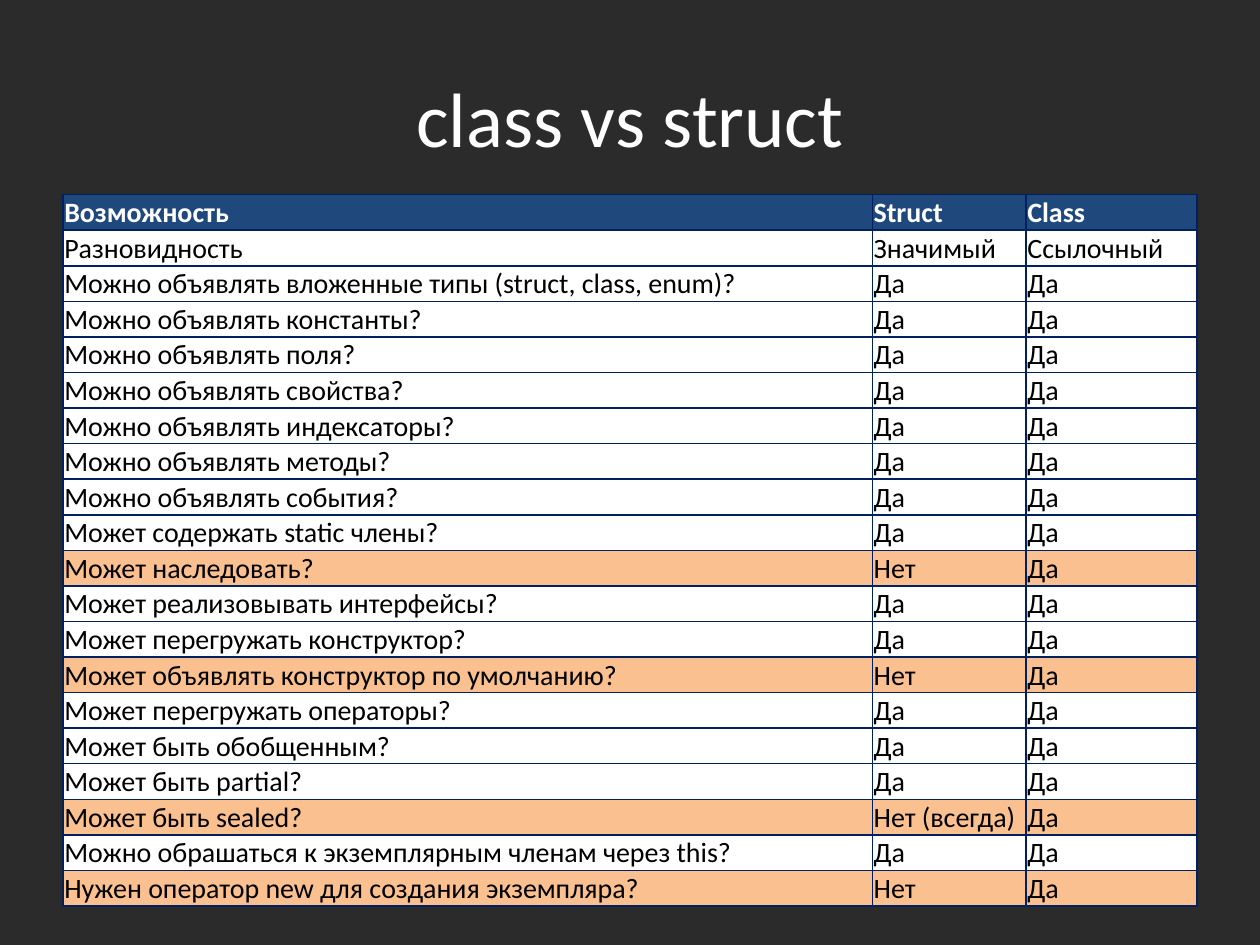
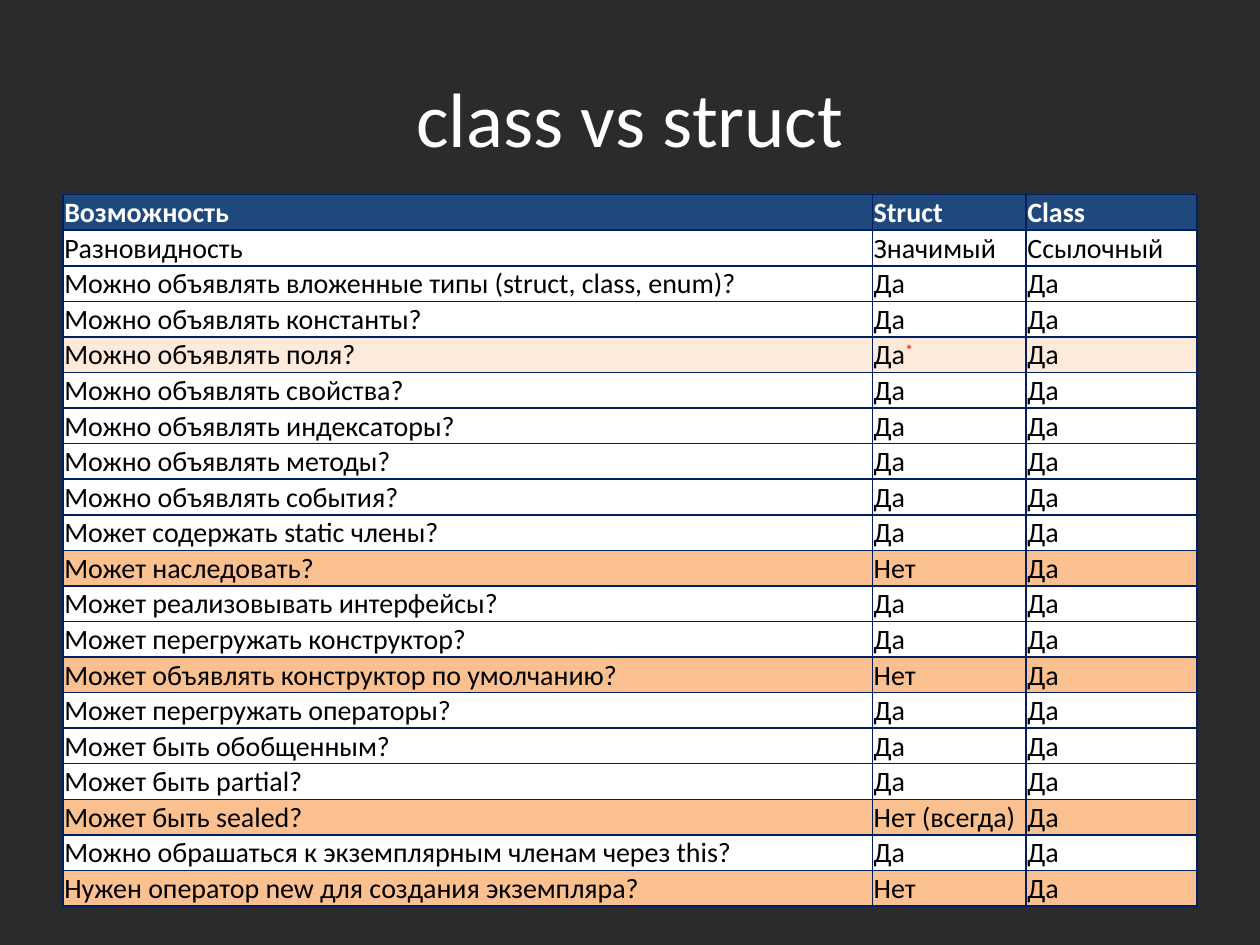
Before and after one commit to bazile/Training, a slide deck: slide 47 of Presentation/lesson-02-oop.pptx (slide 46 before the commit). Drawn at 1260x945 pixels with LibreOffice and Linux fonts; fonts in the diff are those of the drawing; background and template pictures are left out; a plain dark background stands for a picture behind light text. Boxes give left, top, right and bottom in pixels: in the first picture for what was removed or moved away, otherwise in the second. Text is boxed around its words. In the diff, an @@ line names an element or a change of style, - is before the commit and + after.

```diff
--- a/Presentation/lesson-02-oop.pptx
+++ b/Presentation/lesson-02-oop.pptx
@@ table at [63,195,1197,907] @@
-row 5, column 2: Да
+row 5, column 2: Да*
@@ fill #FFFFFF to #FDEADA in row 5 @@
```
Also in this commit, not shown: 1 slide added, 4 other files.
